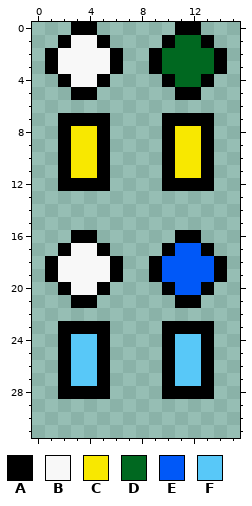
Two versions of one pixel-art sprite, Assets/pokeball_changer_sensor.png. This is how it looked before the edit.
The file is 16x32 pixels.
Palette (. is transparent): A #000000  B #f8f8f8  C #f8e800  D #006820  E #0058f8  F #58c8f8
Pixels before, first column x 1:
 0 ..AA......AA..
 1 .ABBA....ADDA.
 2 ABBBBA..ADDDDA
 3 ABBBBA..ADDDDA
 4 .ABBA....ADDA.
 5 ..AA......AA..
 6 ..............
 7 .AAAA....AAAA.
 8 .ACCA....ACCA.
 9 .ACCA....ACCA.
10 .ACCA....ACCA.
11 .ACCA....ACCA.
12 .AAAA....AAAA.
13 ..............
14 ..............
15 ..............
16 ..AA......AA..
17 .ABBA....AEEA.
18 ABBBBA..AEEEEA
19 ABBBBA..AEEEEA
20 .ABBA....AEEA.
21 ..AA......AA..
22 ..............
23 .AAAA....AAAA.
24 .AFFA....AFFA.
25 .AFFA....AFFA.
26 .AFFA....AFFA.
27 .AFFA....AFFA.
28 .AAAA....AAAA.
Now the later version:
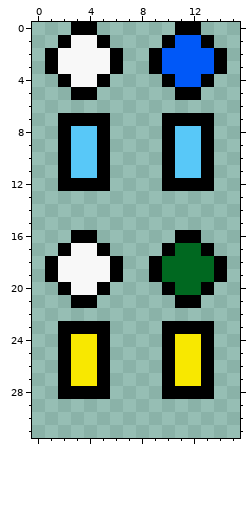
Difference:
colour C: #f8e800 -> #58c8f8
colour D: #006820 -> #0058f8
colour E: #0058f8 -> #006820
colour F: #58c8f8 -> #f8e800
Where, in picture pixels (left, top, right, bottom), the same in both pictures:
changed: (162, 35, 214, 178)
changed: (71, 126, 97, 178)
changed: (162, 243, 214, 295)
changed: (71, 334, 97, 386)
changed: (175, 334, 201, 386)
